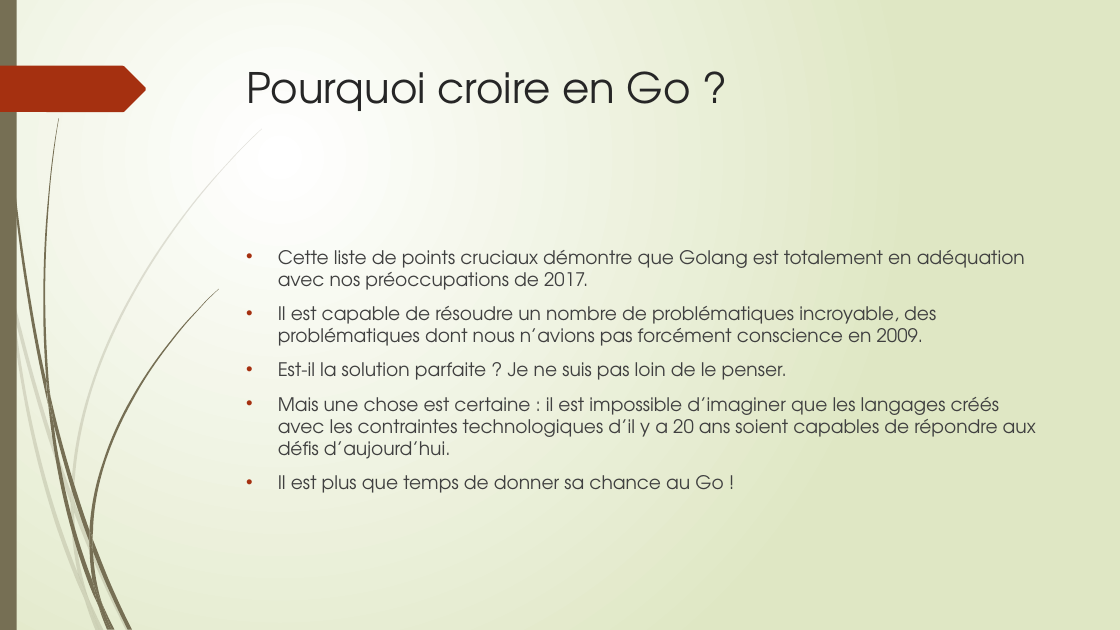
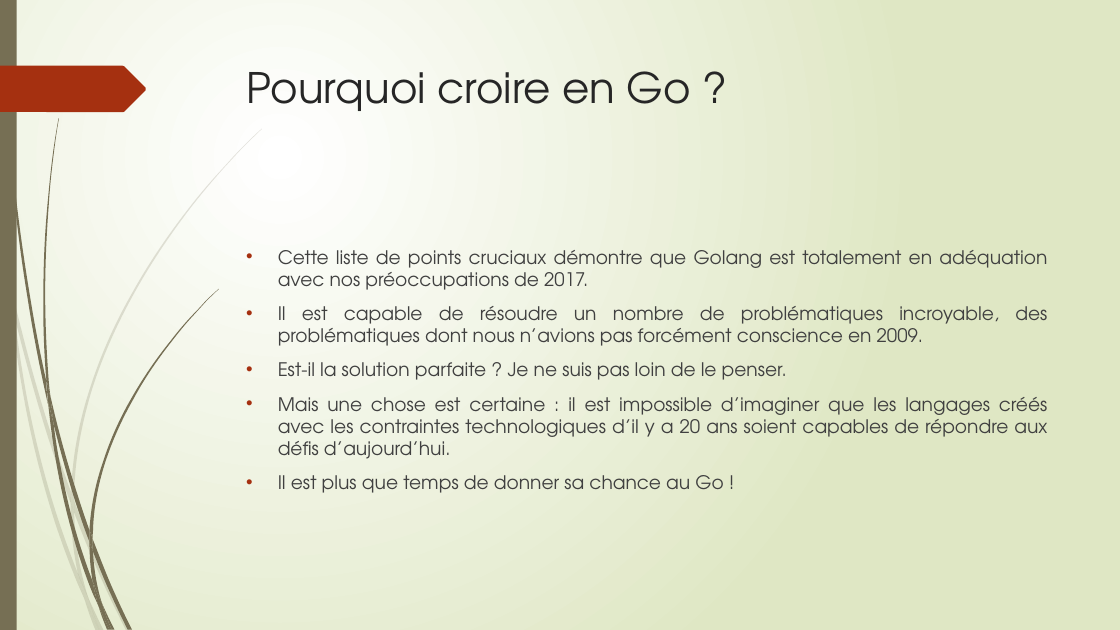
Before and after one commit to thierrydecker/learning-go, a slide deck: slide 6 of learning-go.pptx. Drawn at 1120x630 pixels with LibreOffice and Linux fonts; fonts in the diff are those of the drawing. Boxes give left, top, right and bottom in pixels: in the first picture for what was removed or moved away, otherwise in the second. Text is boxed around its words. In the diff, an @@ line names an element or a change of style, - is before the commit and + after.

```diff
--- a/learning-go.pptx
+++ b/learning-go.pptx
@@ text "Cette liste de points cruciaux ..." at [278, 250, 1047, 493]: alignment left to justified @@
```
Also in this commit, not shown: 13 slides added.
